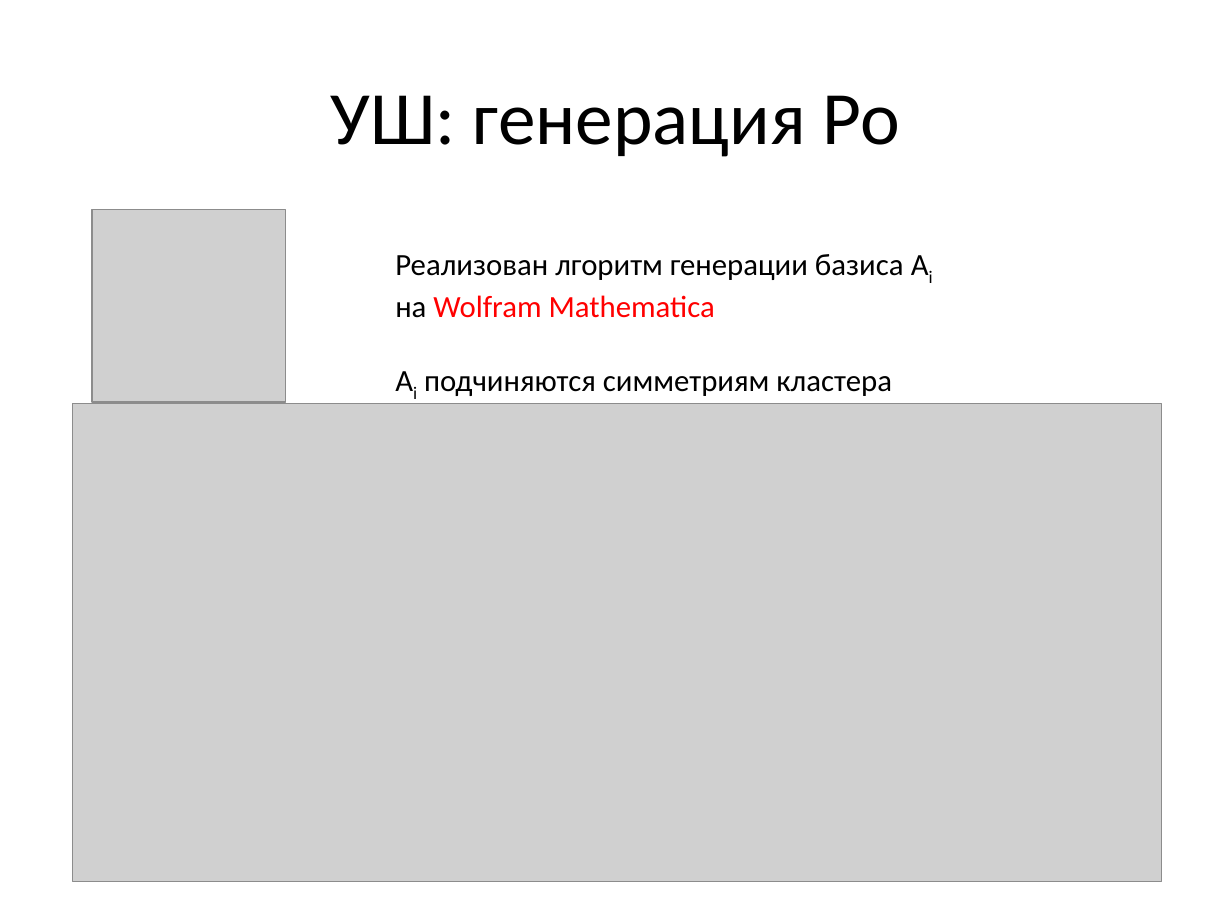
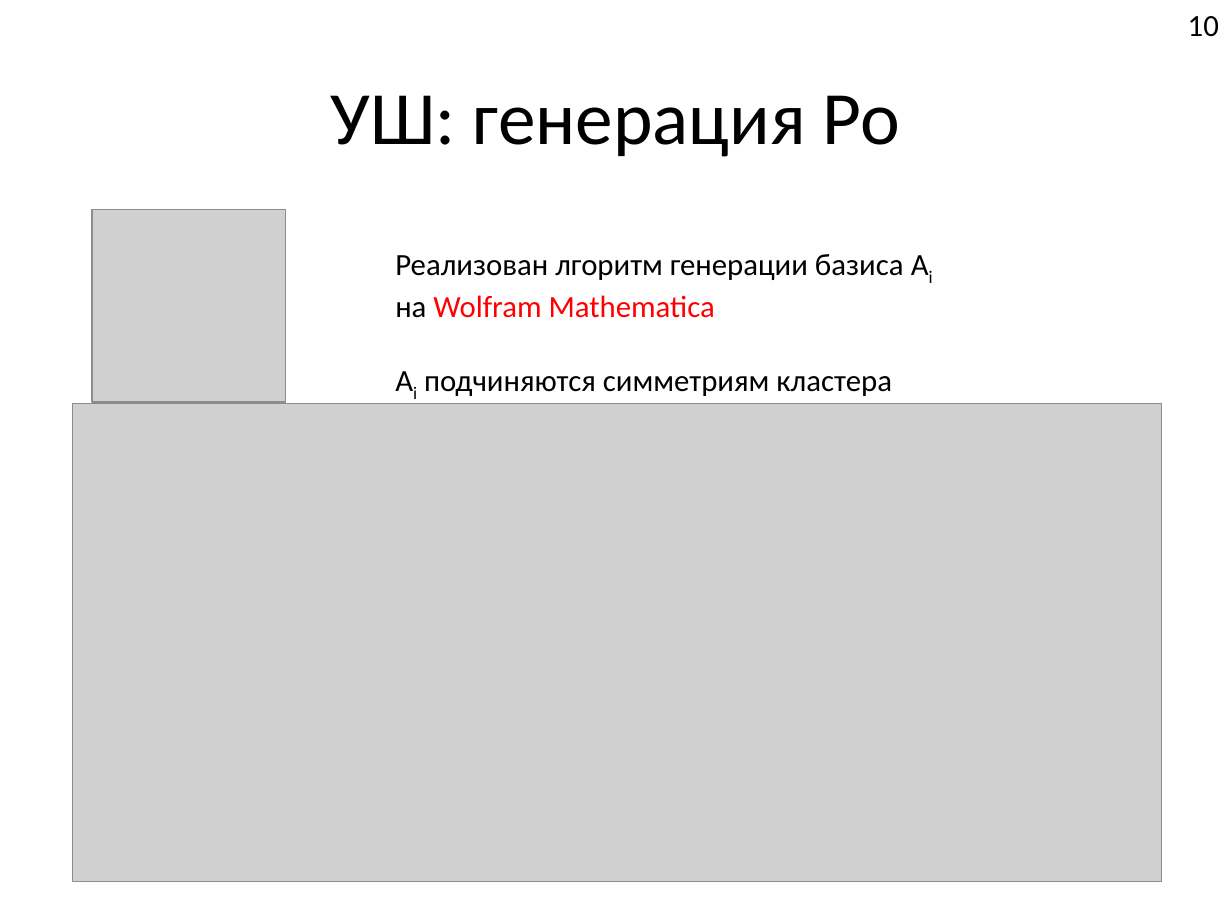
Before and after one commit to FeelUsM/zadrotstvo1, a slide deck: slide 11 of LaTeX-поделки/Системы спинов 1.pptx. Drawn at 1232x924 pixels with LibreOffice and Linux fonts; fonts in the diff are those of the drawing; grey boxes stand for pictures. Boxes give left, top, right and bottom in pixels: in the first picture for what was removed or moved away, otherwise in the second. Text is boxed around its words. In the diff, an @@ line names an element or a change of style, - is before the commit and + after.

```diff
--- a/LaTeX-поделки/Системы спинов 1.pptx
+++ b/LaTeX-поделки/Системы спинов 1.pptx
@@ text added at box(1188, 16, 1219, 37), 18 pt, text #000000 @@
+10
```
Also in this commit, not shown: 12 other slides changed, 2 slides added, 2 slides removed, 8 other files.
